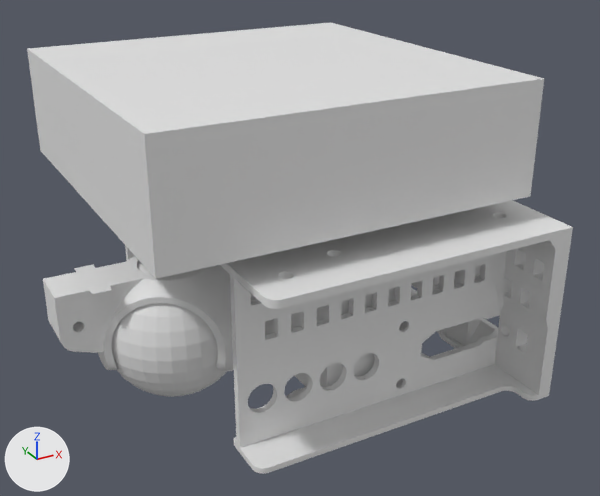
The Blender file pre/016.blend: old version first, new version second.
Both versions are drawn from a 50 mm camera at (-153.0, -196.4, 129.0) aimed at (-50.1, -9.3, 35.4). Arrows for +X, +Y and +Z are at lower left; the lights stay in place.

Objects in the first picture: '18650', 'PCB', 'SCRU-FEcastor', 'Sphere', 'frame'.
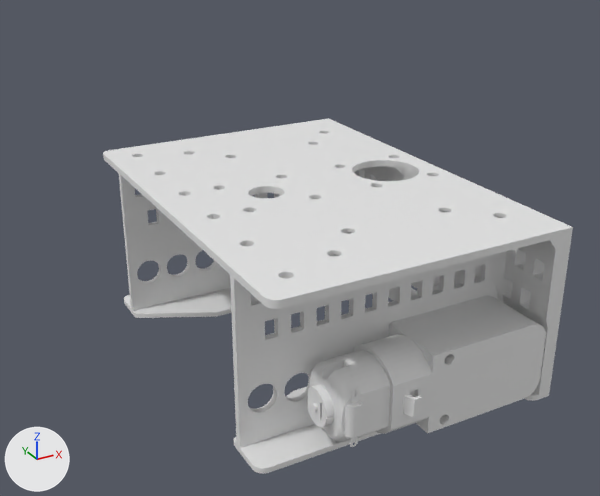
Changed parts and their boxes [x1, y1, x2, y2] in the pictures (600 x 496 px):
'PCB', deleted
    before: [27, 23, 544, 279]
'DC Motor 20mm', added
    after: [308, 296, 546, 447]
'SCRU-FEcastor', deleted
    before: [43, 256, 234, 371]
'Sphere', deleted
    before: [112, 261, 227, 397]
'18650', deleted
    before: [250, 288, 396, 387]

What the commit changed:
Object 'SCRU-FEcastor' (ob_scru_fecastor) is deleted.
Object 'Sphere' (ob_sphere) is deleted.
Object '18650' (ob_18650) is deleted.
Object 'PCB' (ob_pcb) is deleted.
Object 'DC Motor 20mm' (ob_dc_motor_20mm) is new; it shows a copy of the mesh of ob_dc_motor_20mm.
Its location is (-71.8, 63.4, 31.7).
Its rotation in degrees is (-90, 0, 0).
